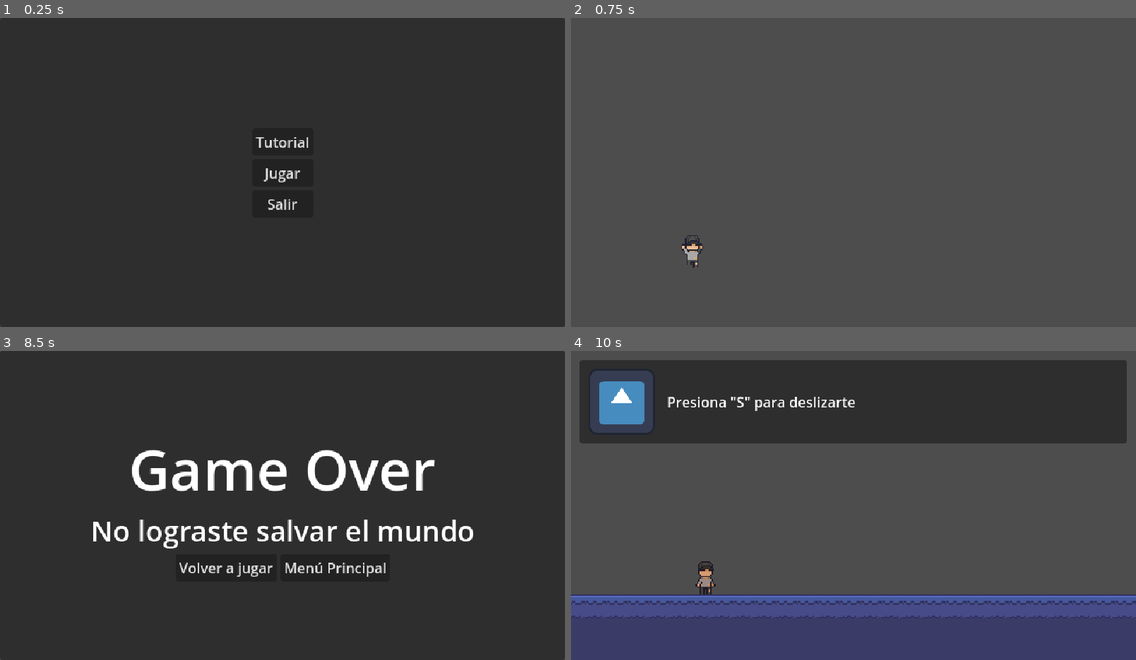
Above: before the commit, frames 1-4 (two rows, left to right).
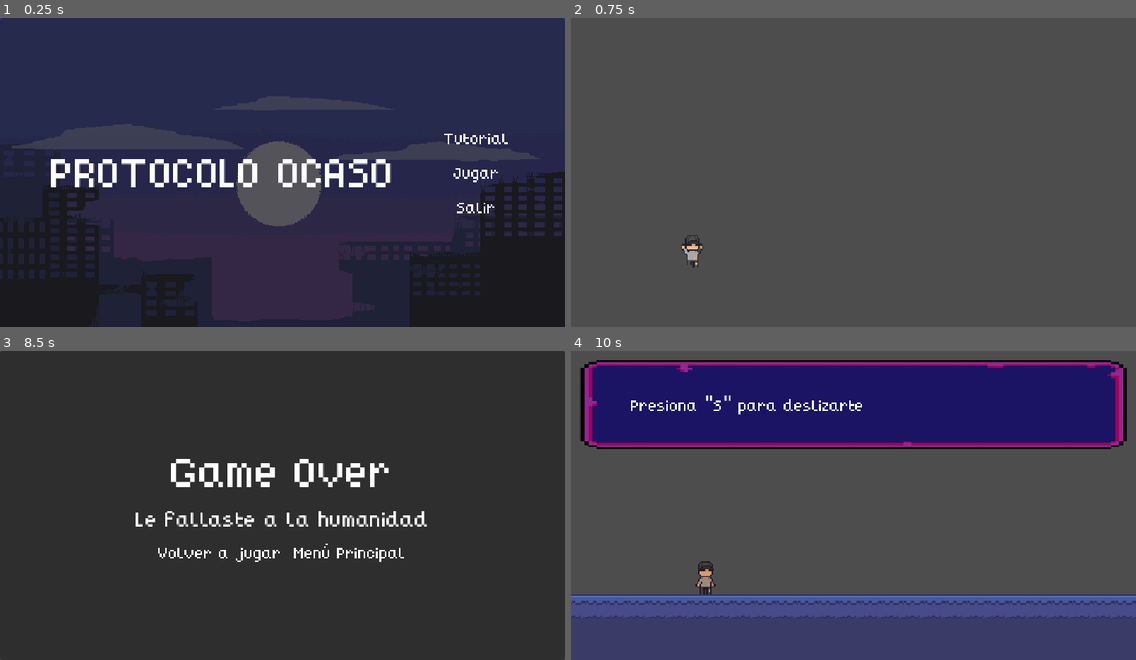
Above: after the commit, the same moments.

Repository: AlfredoCamarena/Protocolo-Ocaso
Game: Godot game, scene res://UI/menu_screen/menu_screen.tscn
The game is run twice, just before and just after one commit, with the same random seed, the same clock (stepped at 60 frames per second) and the same inputs. The engine's default icon, where the game draws it, is replaced by a stand-in: a white triangle on a blue panel in a dark square.
Inputs:
- Up to frame 1 (0.25 s): no input
- Up to frame 2 (0.75 s): click "Tutorial" at 0.5 s
- Up to frame 3 (8.5 s): tap Enter at 1.25 s; hold S (slide) 1.28-2.03 s; tap Space (jump) at 1.52, 2.27, 3.77, 4.52, 5.27, 5.75, 6.5, 6.77, 7.25, 7.52, 8.27 s; tap S (slide) at 2.1, 2.75, 3.6, 5.1, 6.6, 8.1 s; hold S (slide) 2.78-3.53 s; hold S (slide) 4.28-5.03 s; hold S (slide) 5.78-6.53 s; hold S (slide) 7.28-8.03 s
- Up to frame 4 (10 s): click "Volver a jugar" at 8.75 s; hold S (slide) from 9.53 s (still down)

The runs differ from the first frame. In frame 1, 57% of the frame differs, in the area x 0-100%, y 0-100%; in frame 2, nothing differs; in frame 3, 6.4%; in frame 4, 28%.

Commit message:
Agrega assets

Diff:
--- a/UI/game_over_screen/game_over_screen.tscn
+++ b/UI/game_over_screen/game_over_screen.tscn
@@ -1,6 +1,7 @@
-[gd_scene load_steps=2 format=3 uid="uid://fkaptauc5mu0"]
+[gd_scene load_steps=3 format=3 uid="uid://fkaptauc5mu0"]
 
 [ext_resource type="Script" uid="uid://bwcsmyx6yloba" path="res://UI/game_over_screen/game_over_screen.gd" id="1_4l40c"]
+[ext_resource type="Theme" uid="uid://d2mhkr85rcqje" path="res://UI/theme.tres" id="1_u8cwl"]
 
 [node name="GameOverScreen" type="Control"]
 layout_mode = 3
@@ -9,6 +10,7 @@
 anchor_bottom = 1.0
 grow_horizontal = 2
 grow_vertical = 2
+theme = ExtResource("1_u8cwl")
 script = ExtResource("1_4l40c")
 
 [node name="Panel" type="Panel" parent="."]
@@ -43,7 +45,7 @@
 layout_mode = 2
 size_flags_horizontal = 4
 theme_override_font_sizes/font_size = 32
-text = "No lograste salvar el mundo"
+text = "Le fallaste a la humanidad"
 
 [node name="HBoxContainer" type="HBoxContainer" parent="Panel/VBoxContainer"]
 layout_mode = 2
--- a/UI/menu_screen/menu_screen.gd
+++ b/UI/menu_screen/menu_screen.gd
@@ -4,5 +4,11 @@
 	var level_tutorial_scene = load("uid://cwghl7o88nkwd")
 	get_tree().change_scene_to_packed(level_tutorial_scene)
 
+
 func _on_salir_pressed() -> void:
 	get_tree().quit()
+
+
+func _on_jugar_pressed() -> void:
+	var level_tutorial_scene = load("uid://cvfq3xrsnxyo3")
+	get_tree().change_scene_to_packed(level_tutorial_scene)
--- a/UI/menu_screen/menu_screen.tscn
+++ b/UI/menu_screen/menu_screen.tscn
@@ -1,6 +1,8 @@
-[gd_scene load_steps=2 format=3 uid="uid://dt5pf8hr7isv5"]
+[gd_scene load_steps=4 format=3 uid="uid://dt5pf8hr7isv5"]
 
+[ext_resource type="Theme" uid="uid://d2mhkr85rcqje" path="res://UI/theme.tres" id="1_0nwov"]
 [ext_resource type="Script" uid="uid://c3y7fgfvstdyj" path="res://UI/menu_screen/menu_screen.gd" id="1_fh4xq"]
+[ext_resource type="Texture2D" uid="uid://1my8ftjqvjcw" path="res://UI/paralaxFont.png" id="3_we741"]
 
 [node name="MenuScreen" type="Control"]
 layout_mode = 3
@@ -9,7 +11,18 @@
 anchor_bottom = 1.0
 grow_horizontal = 2
 grow_vertical = 2
+theme = ExtResource("1_0nwov")
 script = ExtResource("1_fh4xq")
+
+[node name="TextureRect" type="TextureRect" parent="."]
+self_modulate = Color(0.73300546, 0.7330054, 0.7330054, 1)
+layout_mode = 1
+anchors_preset = 15
+anchor_right = 1.0
+anchor_bottom = 1.0
+grow_horizontal = 2
+grow_vertical = 2
+texture = ExtResource("3_we741")
 
 [node name="Panel" type="Panel" parent="."]
 layout_mode = 1
@@ -19,33 +32,43 @@
 grow_horizontal = 2
 grow_vertical = 2
 
-[node name="VBoxContainer" type="VBoxContainer" parent="Panel"]
+[node name="HBoxContainer" type="HBoxContainer" parent="Panel"]
 layout_mode = 1
 anchors_preset = 8
 anchor_left = 0.5
 anchor_top = 0.5
 anchor_right = 0.5
 anchor_bottom = 0.5
-offset_left = -20.0
-offset_top = -20.0
-offset_right = 20.0
-offset_bottom = 20.0
+offset_left = -238.0
+offset_top = -53.5
+offset_right = 238.0
+offset_bottom = 53.5
 grow_horizontal = 2
 grow_vertical = 2
+theme_override_constants/separation = 50
 
-[node name="Tutorial" type="Button" parent="Panel/VBoxContainer"]
+[node name="Title" type="Label" parent="Panel/HBoxContainer"]
+layout_mode = 2
+theme_override_font_sizes/font_size = 64
+text = "PROTOCOLO OCASO"
+
+[node name="VBoxContainer" type="VBoxContainer" parent="Panel/HBoxContainer"]
+layout_mode = 2
+
+[node name="Tutorial" type="Button" parent="Panel/HBoxContainer/VBoxContainer"]
 layout_mode = 2
 text = "Tutorial
 "
 
-[node name="Jugar" type="Button" parent="Panel/VBoxContainer"]
+[node name="Jugar" type="Button" parent="Panel/HBoxContainer/VBoxContainer"]
 layout_mode = 2
 text = "Jugar
 "
 
-[node name="Salir" type="Button" parent="Panel/VBoxContainer"]
+[node name="Salir" type="Button" parent="Panel/HBoxContainer/VBoxContainer"]
 layout_mode = 2
 text = "Salir"
 
-[connection signal="pressed" from="Panel/VBoxContainer/Tutorial" to="." method="_on_tutorial_pressed"]
-[connection signal="pressed" from="Panel/VBoxContainer/Salir" to="." method="_on_salir_pressed"]
+[connection signal="pressed" from="Panel/HBoxContainer/VBoxContainer/Tutorial" to="." method="_on_tutorial_pressed"]
+[connection signal="pressed" from="Panel/HBoxContainer/VBoxContainer/Jugar" to="." method="_on_jugar_pressed"]
+[connection signal="pressed" from="Panel/HBoxContainer/VBoxContainer/Salir" to="." method="_on_salir_pressed"]
--- a/UI/radio_ui/radio_ui.gd
+++ b/UI/radio_ui/radio_ui.gd
@@ -1,6 +1,6 @@
 extends Control
 
-@onready var label: Label = $Panel/HBoxContainer/TextContainer/DialogueLabel
+@onready var label: Label = $BG/HBoxContainer/TextContainer/DialogueLabel
 @onready var animation_player := $AnimationPlayer as AnimationPlayer
 
 func _ready() -> void:
--- a/UI/radio_ui/radio_ui.tscn
+++ b/UI/radio_ui/radio_ui.tscn
@@ -1,7 +1,8 @@
-[gd_scene load_steps=7 format=3 uid="uid://dddfvdravsbp7"]
+[gd_scene load_steps=8 format=3 uid="uid://dddfvdravsbp7"]
 
 [ext_resource type="Script" uid="uid://cf0amckv3cew1" path="res://UI/radio_ui/radio_ui.gd" id="1_p0dv1"]
-[ext_resource type="Texture2D" uid="uid://baehgce5k47sq" path="res://icon.svg" id="2_mkj00"]
+[ext_resource type="Theme" uid="uid://d2mhkr85rcqje" path="res://UI/theme.tres" id="1_xxyce"]
+[ext_resource type="Texture2D" uid="uid://bvst6topyc52i" path="res://UI/HUD Text Box.png" id="3_iblk3"]
 
 [sub_resource type="Animation" id="Animation_mkj00"]
 length = 0.001
@@ -65,42 +66,42 @@
 anchor_bottom = 1.0
 grow_horizontal = 2
 grow_vertical = 2
+theme = ExtResource("1_xxyce")
 script = ExtResource("1_p0dv1")
 
-[node name="Panel" type="Panel" parent="."]
+[node name="BG" type="NinePatchRect" parent="."]
 layout_mode = 0
 offset_left = 10.0
 offset_top = 10.0
 offset_right = 630.0
-offset_bottom = 105.0
+offset_bottom = 111.0
+texture = ExtResource("3_iblk3")
 
-[node name="HBoxContainer" type="HBoxContainer" parent="Panel"]
-layout_mode = 0
-offset_right = 629.0
-offset_bottom = 95.0
+[node name="HBoxContainer" type="HBoxContainer" parent="BG"]
+layout_mode = 1
+anchors_preset = 8
+anchor_left = 0.5
+anchor_top = 0.5
+anchor_right = 0.5
+anchor_bottom = 0.5
+offset_left = -311.5
+offset_top = -52.0
+offset_right = 311.5
+offset_bottom = 52.0
+grow_horizontal = 2
+grow_vertical = 2
+alignment = 1
 
-[node name="PortraitContainer" type="MarginContainer" parent="Panel/HBoxContainer"]
+[node name="TextContainer" type="MarginContainer" parent="BG/HBoxContainer"]
 layout_mode = 2
-theme_override_constants/margin_left = 10
-theme_override_constants/margin_top = 10
-theme_override_constants/margin_right = 5
-theme_override_constants/margin_bottom = 10
-
-[node name="TextureRect" type="TextureRect" parent="Panel/HBoxContainer/PortraitContainer"]
-custom_minimum_size = Vector2(64, 64)
-layout_mode = 2
-texture = ExtResource("2_mkj00")
-expand_mode = 2
-
-[node name="TextContainer" type="MarginContainer" parent="Panel/HBoxContainer"]
-layout_mode = 2
+size_flags_horizontal = 4
 theme_override_constants/margin_left = 5
 theme_override_constants/margin_top = 10
 theme_override_constants/margin_right = 10
 theme_override_constants/margin_bottom = 10
 
-[node name="DialogueLabel" type="Label" parent="Panel/HBoxContainer/TextContainer"]
-custom_minimum_size = Vector2(510, 0)
+[node name="DialogueLabel" type="Label" parent="BG/HBoxContainer/TextContainer"]
+custom_minimum_size = Vector2(500, 0)
 layout_mode = 2
 text = "Mensaje largo que se debe mostar aqui aksmdklmn enka dadnkjwqd kjawd wkja djkw dwjkd awkj dkjwa dwjd wka dwkja djkw"
 autowrap_mode = 2
--- /dev/null
+++ b/UI/theme.tres
@@ -0,0 +1,15 @@
+[gd_resource type="Theme" load_steps=3 format=3 uid="uid://d2mhkr85rcqje"]
+
+[ext_resource type="FontFile" uid="uid://ckyhd00btaidy" path="res://UI/ChipMug.ttf" id="1_go05t"]
+
+[sub_resource type="StyleBoxEmpty" id="StyleBoxEmpty_go05t"]
+content_margin_left = 5.0
+content_margin_top = 5.0
+content_margin_right = 5.0
+content_margin_bottom = 5.0
+
+[resource]
+default_font = ExtResource("1_go05t")
+default_font_size = 24
+Button/colors/font_color = Color(1, 1, 1, 1)
+Button/styles/normal = SubResource("StyleBoxEmpty_go05t")
Binary file added: UI/ChipMug.ttf
Not shown, added: UI/ChipMug.ttf.import
Binary file added: UI/HUD Text Box.png
Not shown, added: UI/HUD Text Box.png.import
Binary file added: UI/paralaxFont.png
Not shown, added: UI/paralaxFont.png.import
Binary file added: UI/title.png
Not shown, added: UI/title.png.import
